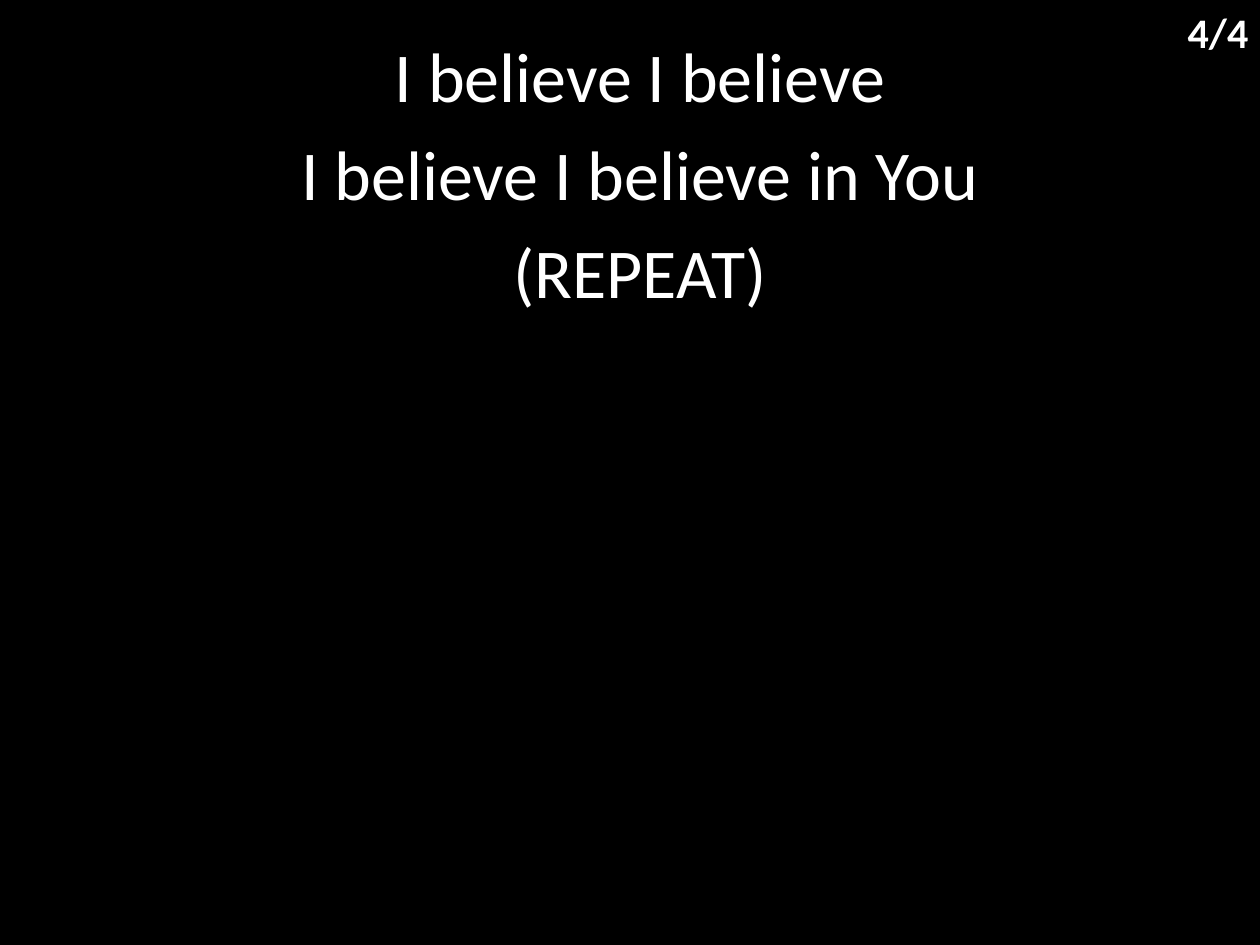
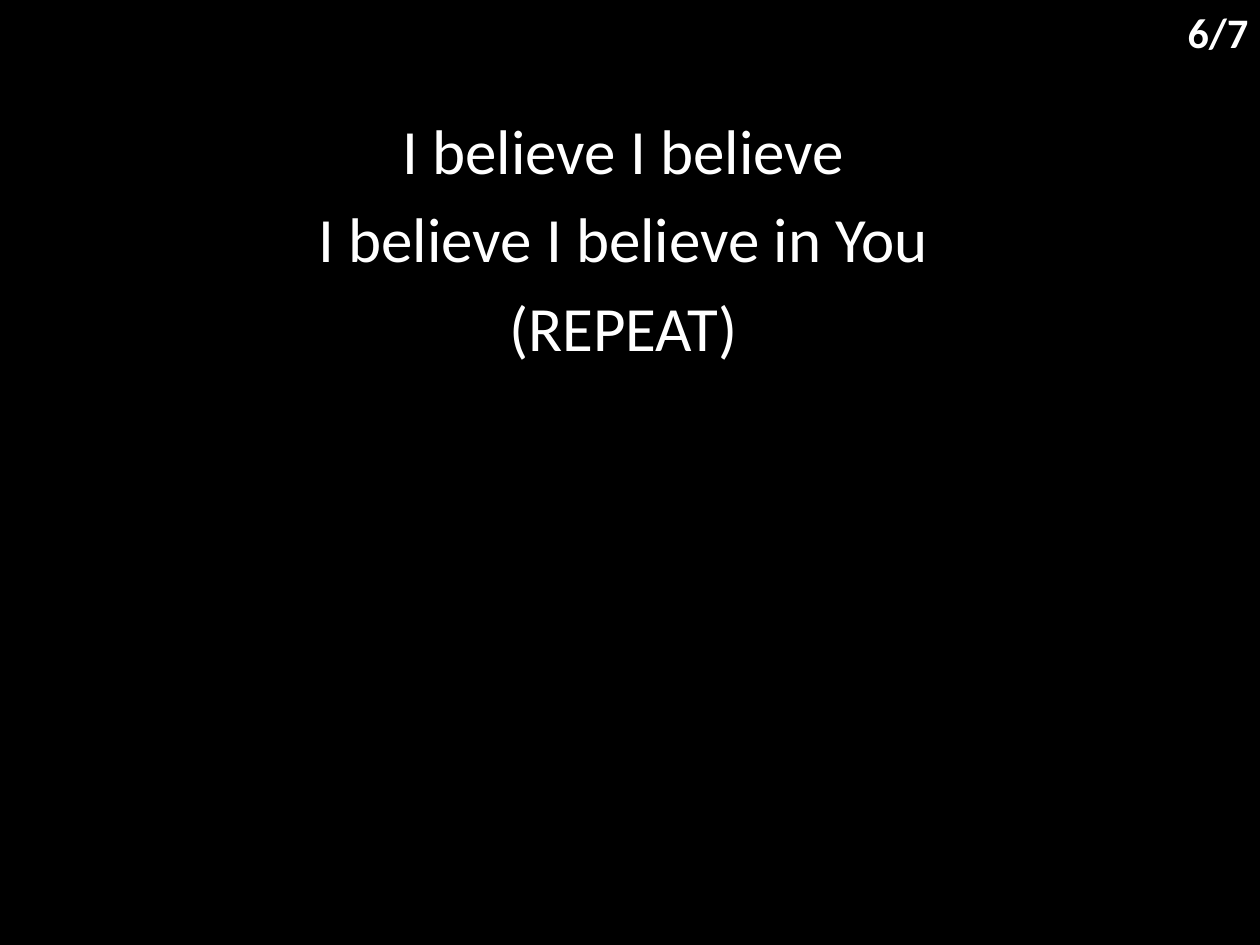
Before and after one commit to hoo-are-ya/worship, a slide deck: slide 7 of docs/songs/nothing is impossible.pptx (slide 5 before the commit). Drawn at 1260x945 pixels with LibreOffice and Linux fonts; fonts in the diff are those of the drawing. Boxes give left, top, right and bottom in pixels: in the first picture for what was removed or moved away, otherwise in the second. Text is boxed around its words. In the diff, an @@ line names an element or a change of style, - is before the commit and + after.

```diff
--- a/docs/songs/nothing is impossible.pptx
+++ b/docs/songs/nothing is impossible.pptx
@@ text at <box>1188,18,1249,50</box>: text changed @@
-4/4
+6/7
@@ subtitle "I believe I believe": place and size @@
-subtitle "I believe I believe" at <box>301,53,978,308</box>
+subtitle "I believe I believe" at <box>318,130,928,360</box>
@@ subtitle "I believe I believe" at <box>318,130,928,360</box>: size 40 to 36 pt @@
```
Also in this commit, not shown: 3 other slides changed, 3 slides added, 8 other files.
